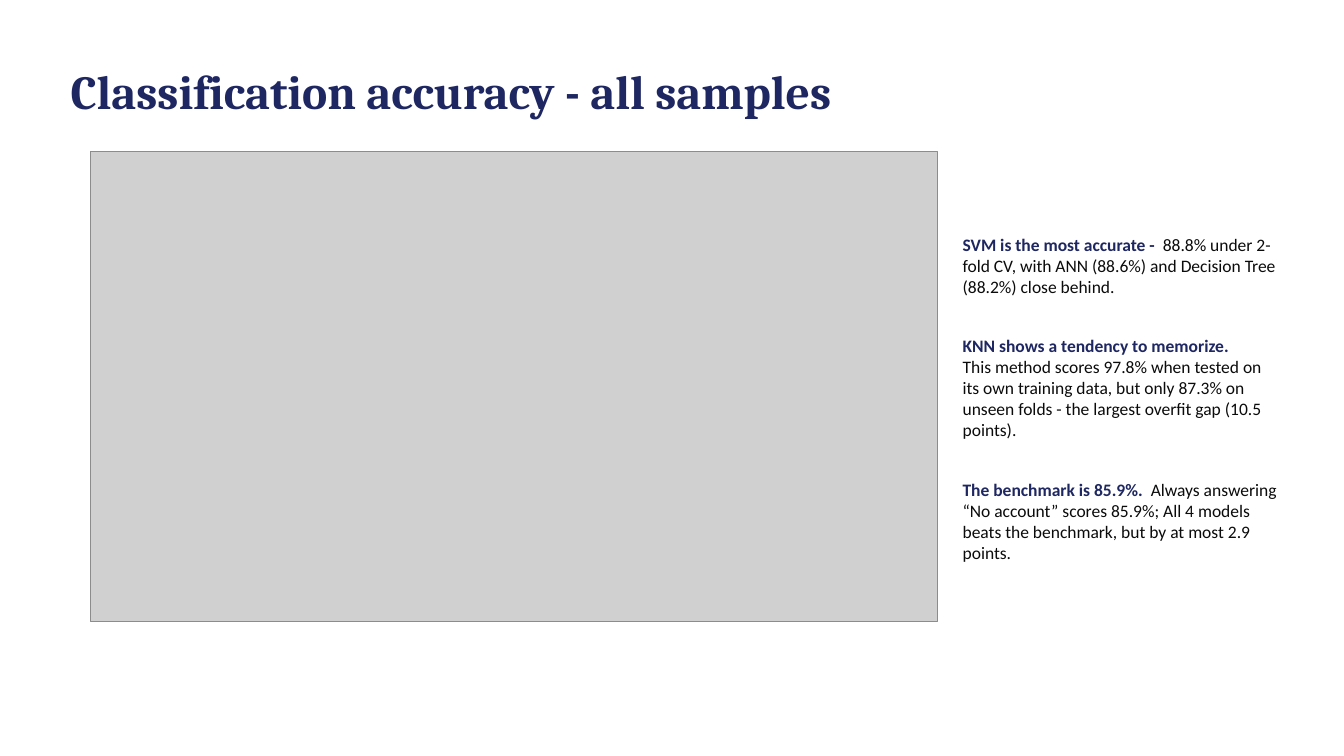
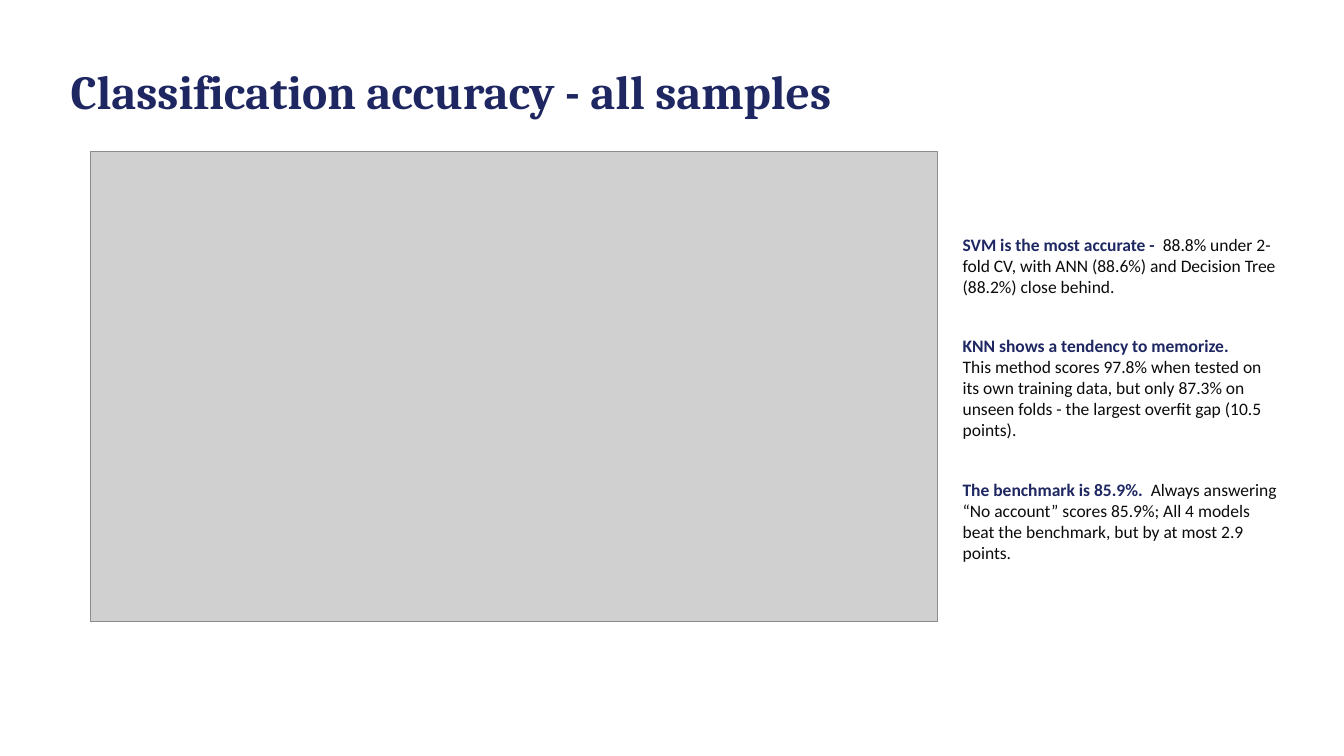
Before and after one commit to davidgathage/ML-application-KNN-SVM-Decision-Trees, a slide deck: slide 6 of Report/Mini project report.pptx. Drawn at 1344x756 pixels with LibreOffice and Linux fonts; fonts in the diff are those of the drawing; grey boxes stand for pictures. Boxes give left, top, right and bottom in pixels: in the first picture for what was removed or moved away, otherwise in the second. Text is boxed around its words. In the diff, an @@ line names an element or a change of style, - is before the commit and + after.

```diff
--- a/Report/Mini project report.pptx
+++ b/Report/Mini project report.pptx
@@ text at (963, 483, 1277, 562): text changed @@
-The benchmark is 85.9%. Always answering “No account” scores 85.9%; All 4 models beats the benchmark, but by at most 2.9 points.
+The benchmark is 85.9%. Always answering “No account” scores 85.9%; All 4 models beat the benchmark, but by at most 2.9 points.
```
Also in this commit, not shown: 1 other slide changed, 12 other files.
